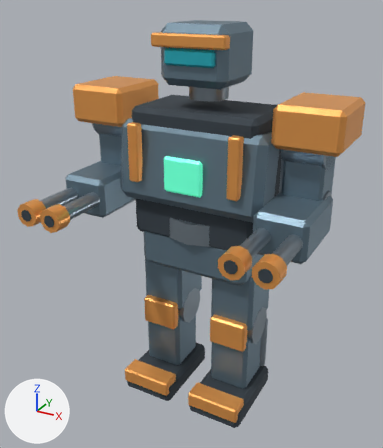
The glTF model public/models/boss-quad-mech.glb: old version first, new version second.
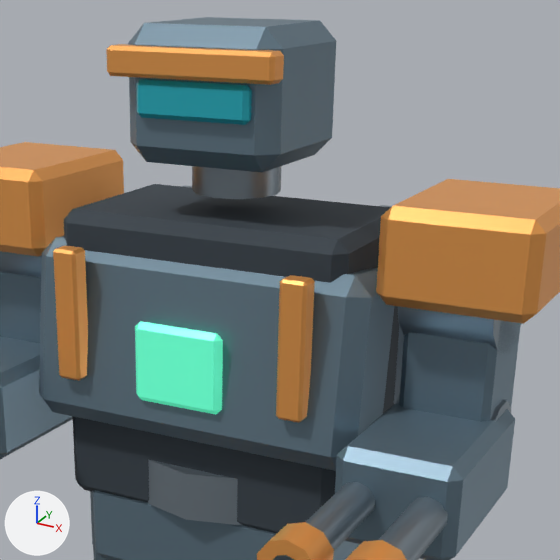
Each version appears first whole from a 50 mm lens placed at (3.7, -7.27, 6.77), pointed at (-0.05, -0.45, 3.36), and next in a close-up on the part from 27% to 92% of the width and 3% to 59% of the height. Lighting does not change. The marker at lower left points along +X, +Y and +Z. The last two pictures show the newer version. Where no turn or scale is listed for an object, it has been applied to the vertices.

In view in the first close-up: 'Chest armor rib', 'Core', 'Cyan visor', 'Pelvic armor', 'Shoulder bearing.001', 'Shoulder plate', 'Shoulder plate.001', 'Sloped breastplate', 'Torso skeleton', 'Upper arm', 'Upper arm.001', 'Waist turntable' and 4 more.
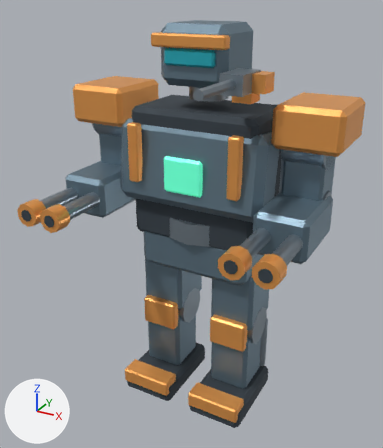
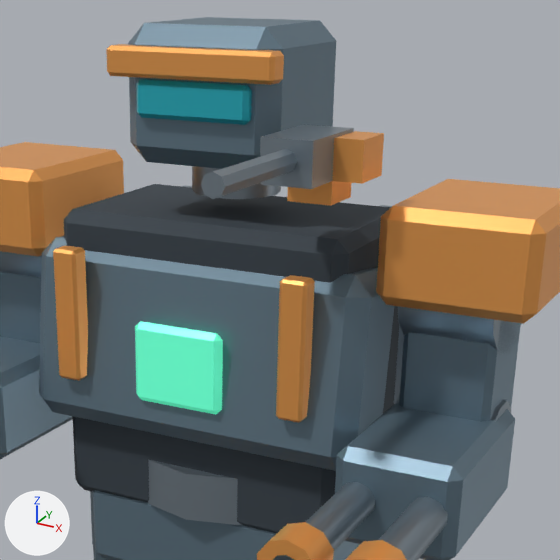
Changed parts and their boxes (x1, y1, x2, y2) in the close-ups (560 x 560 px):
'Machine gun receiver', added: after (201, 125, 354, 199)
'Machine gun swivel', added (orange): after (287, 131, 384, 206)

Patch to the scene script:
```diff
--- a/public/models/boss-quad-mech.glb.py
+++ b/public/models/boss-quad-mech.glb.py
@@ me_cube_035 @@
+me_cube_035.from_pydata(...)  # a box spanning x -0.14..0.14, y -0.15..0.15, z -0.09..0.09; a box spanning x 0.16..0.34, y -0.195..0.115, z 0.06..0.3
+me_cube_035.materials.append(mat_quad_mechtrim)  # orange #f8aa59
@@ me_cube_036 @@
+me_cube_036.from_pydata(...)  # a box spanning x -0.16..0.16, y -0.29..0.29, z -0.13..0.13; an 8-sided cylinder along y spanning x -0.068..0.068, y -1.15..-0.17, z -0.058..0.078
+me_cube_036.materials.append(mat_quad_mechsteel)  # grey #909ea8
@@ ob_machine_gun_swivel @@
+ob_machine_gun_swivel = bpy.data.objects.new('Machine gun swivel', me_cube_035)
+ob_machine_gun_swivel.location = (0.88, -0.64, 5.51)
@@ ob_machine_gun_receiver @@
+ob_machine_gun_receiver = bpy.data.objects.new('Machine gun receiver', me_cube_036)
+ob_machine_gun_receiver.location = (0.88, -0.84, 5.7)
```
